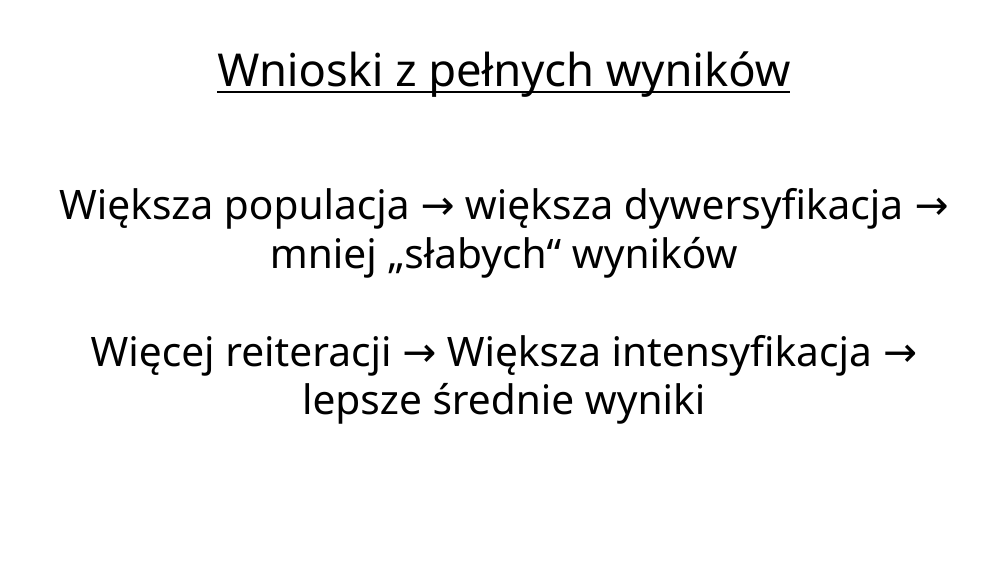
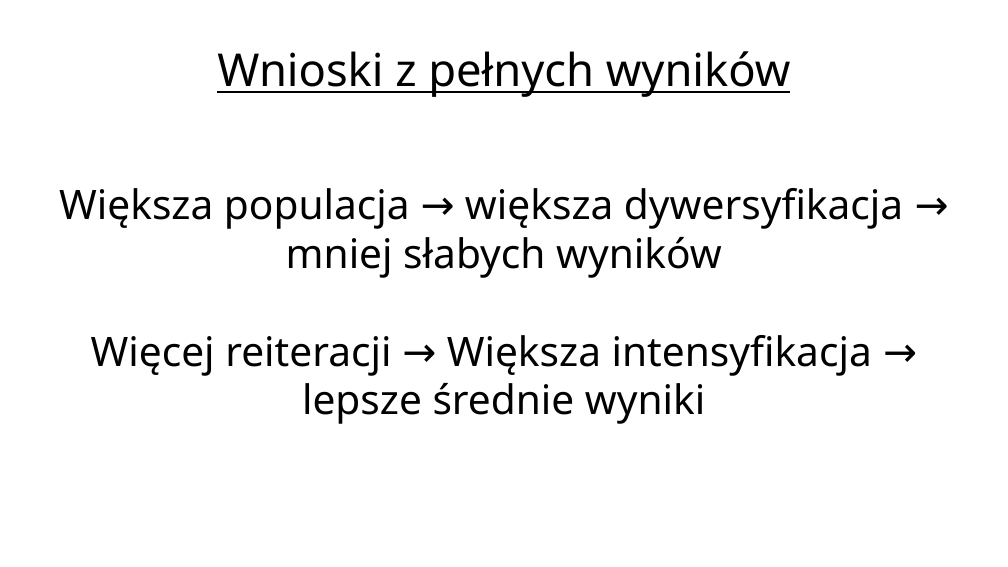
Before and after one commit to kele/metaheur_population_based, a slide deck: slide 19 of pres.odp. Drawn at 1008x567 pixels with LibreOffice and Linux fonts; fonts in the diff are those of the drawing; background and template pictures are left out. Boxes give left, top, right and bottom in pixels: in the first picture for what was removed or moved away, otherwise in the second. Text is boxed around its words. In the diff, an @@ line names an element or a change of style, - is before the commit and + after.

```diff
--- a/pres.odp
+++ b/pres.odp
@@ subtitle at [59,188,903,278]: text changed @@
-Większa populacja → większa dywersyfikacja → mniej „słabych“ wyników
+Większa populacja → większa dywersyfikacja → mniej słabych wyników
```
Also in this commit, not shown: 4 other slides changed.
